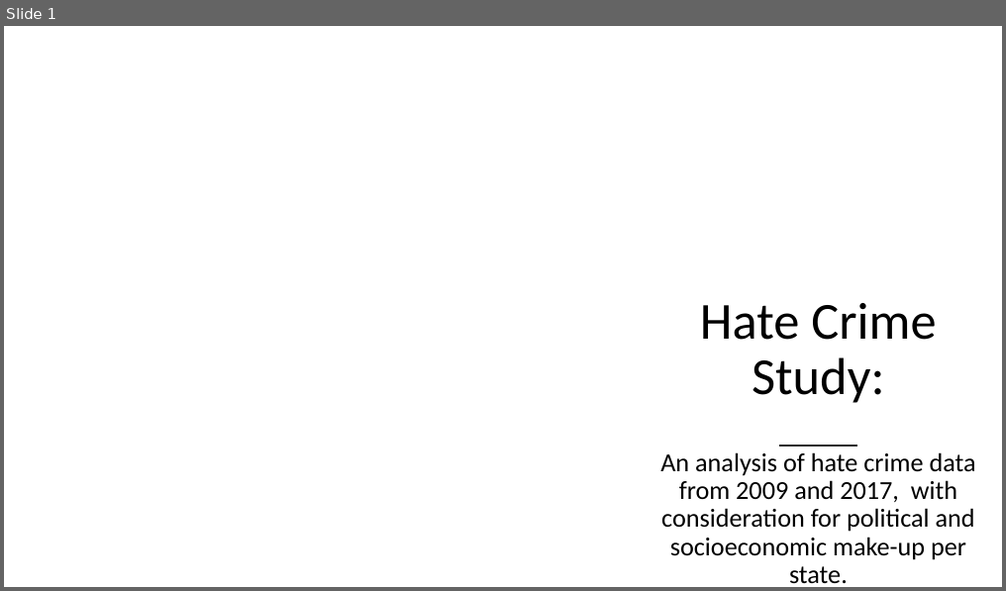
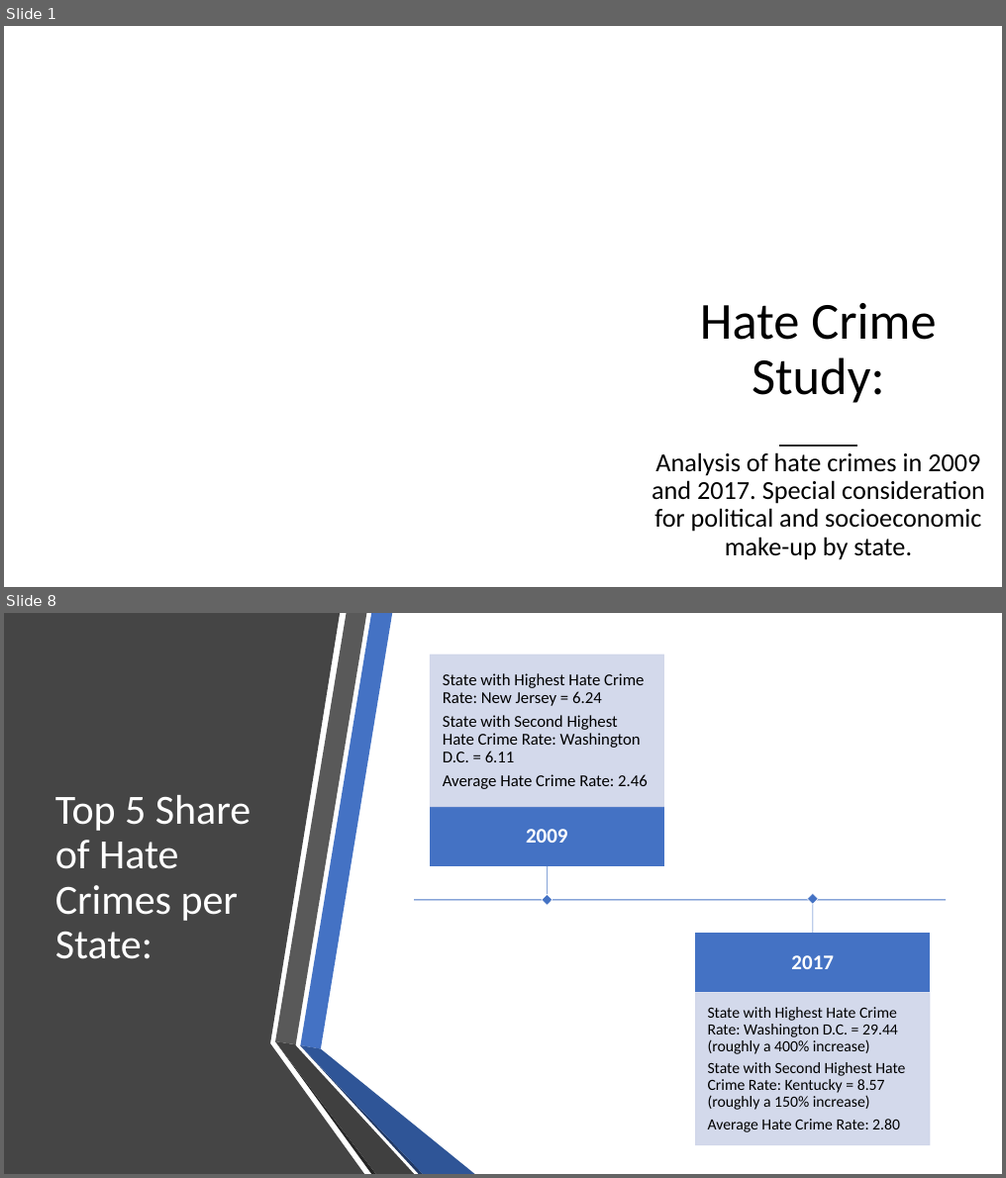
Before and after one commit to ZGrinacoff/Eight-Years-Later, a slide deck: Hate_Crime_Study.pptx. Shown one above the other, each under a label of ours: slide 1 before the commit, slides 1 and 8 after it; the slides between them are not shown. The pictures are 1006x591 and 1006x1178 pixels, drawn with LibreOffice and Linux fonts; fonts in the diff are those of the drawing; background and template pictures are left out. Boxes give left, top, right and bottom in pixels: in the first picture for what was removed or moved away, otherwise in the second. Text is boxed around its words. In the diff, an @@ line names an element or a change of style, - is before the commit and + after.

```diff
--- a/Hate_Crime_Study.pptx
+++ b/Hate_Crime_Study.pptx
@@ slide 8 added at [4,613,1002,1174], background #FFFFFF @@
@@ freeform shape added at [4,613,364,1174], fill #454545 @@
@@ title added at [55,795,251,959], 40 pt, text #FFFFFF @@
+Top 5 Share of Hate Crimes per State:
@@ group added at [414,655,945,1146]: 6 rectangles, 4 texts, 3 lines @@
+2009
+State with Highest Hate Crime Rate: New Jersey = 6.24
+State with Second Highest Hate Crime Rate: Washington D.C. = 6.11
+Average Hate Crime Rate: 2.46
+2017
+State with Highest Hate Crime Rate: Washington D.C. = 29.44 (roughly a 400% increase)
+State with Second Highest Hate Crime Rate: Kentucky = 8.57 (roughly a 150% increase)
+Average Hate Crime Rate: 2.80
@@ group added at [275,613,475,1174]: 6 freeform shapes @@
@@ slide 1 changed as well @@
@@ subtitle at [651,453,985,561]: text changed @@
-An analysis of hate crime data from 2009 and 2017, with consideration for political and socioeconomic make-up per state.
+Analysis of hate crimes in 2009 and 2017. Special consideration for political and socioeconomic make-up by state.
```
Also in this commit, not shown: 3 other slides changed, 23 other slides added, 1 slide removed.
